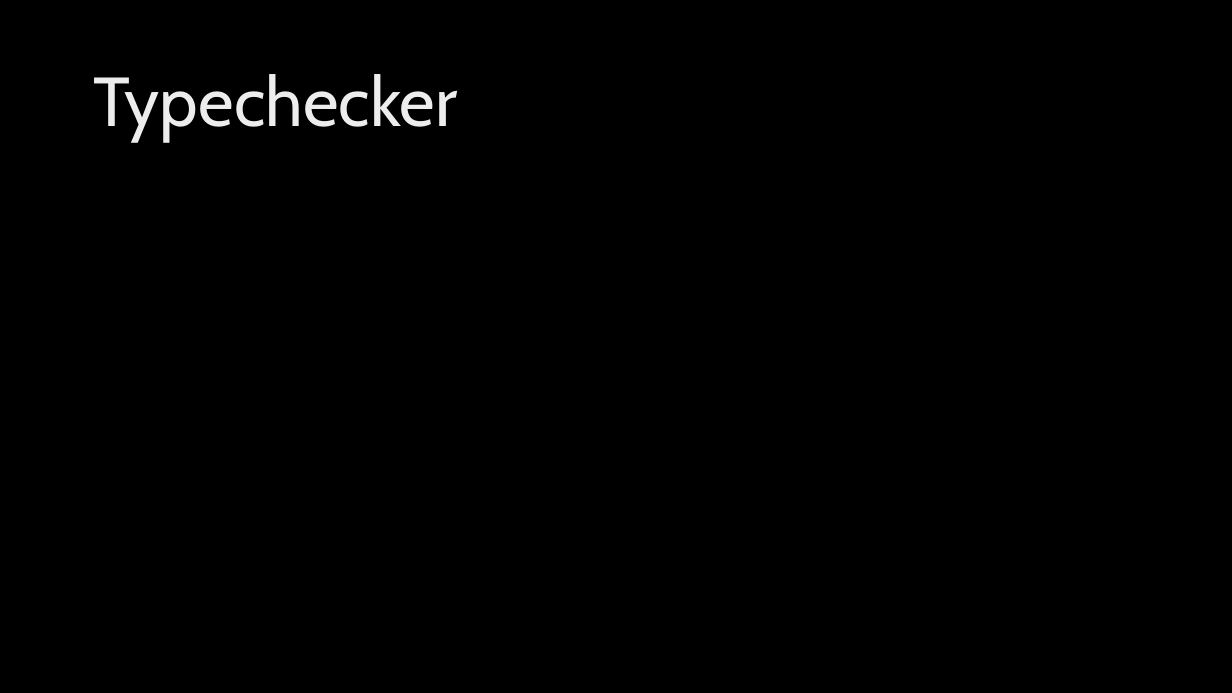
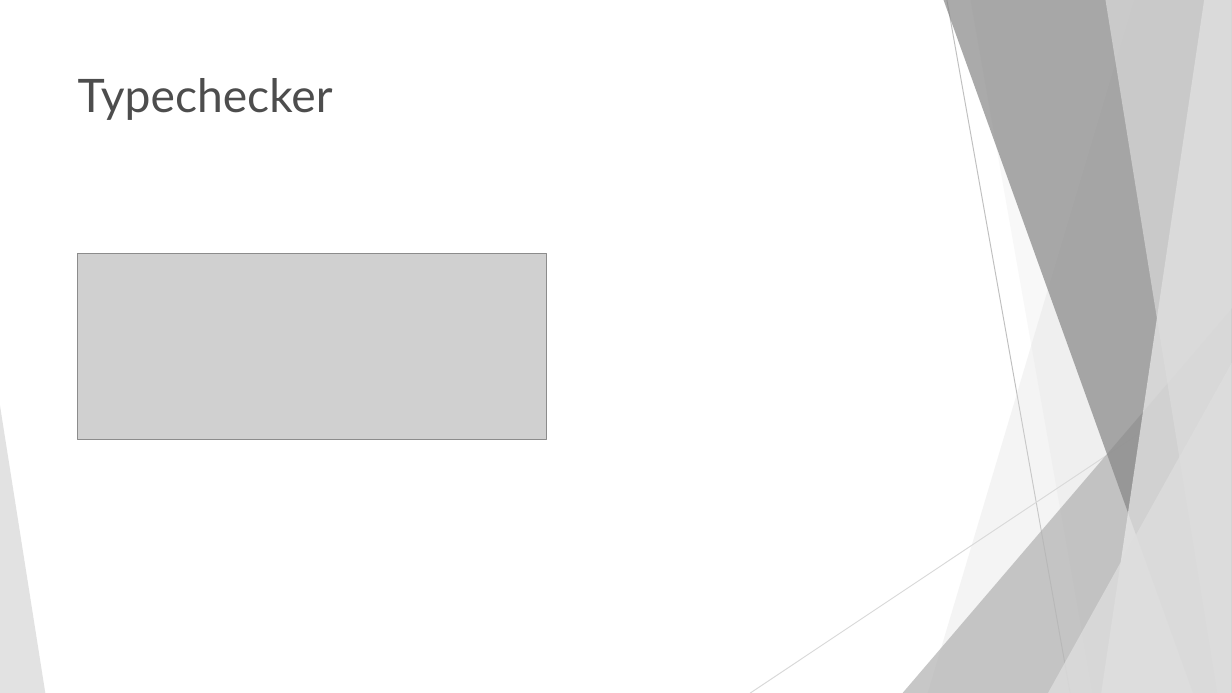
Before and after one commit to DennisGoss99/PuC_C--, a slide deck: slide 12 of Präsentation/Präsentation - Mini C.pptx (slide 6 before the commit). Drawn at 1232x693 pixels with LibreOffice and Linux fonts; fonts in the diff are those of the drawing; grey boxes stand for pictures; background and template pictures are left out. Boxes give left, top, right and bottom in pixels: in the first picture for what was removed or moved away, otherwise in the second. Text is boxed around its words. In the diff, an @@ line names an element or a change of style, - is before the commit and + after.

```diff
--- a/Präsentation/Präsentation - Mini C.pptx
+++ b/Präsentation/Präsentation - Mini C.pptx
@@ background picture (left out) to #FFFFFF @@
@@ title "Typechecker" moved from (x1=94, y1=74, x2=457, y2=141) to (x1=78, y1=78, x2=333, y2=120) @@
@@ title "Typechecker" at (x1=78, y1=78, x2=333, y2=120): size 54 to 36 pt, font Cabin to Lato, text colour gradient #BFBFBF to #EDEDED to #FFFFFF to #4D4D4D; line spacing 0.9 to 1; vertical alignment middle to top @@
@@ picture added at (x1=78, y1=253, x2=547, y2=439) @@
@@ group added at (x1=0, y1=0, x2=1232, y2=693): 5 freeform shapes, 3 triangles, 2 lines @@
```
Also in this commit, not shown: 4 other slides changed, 11 slides added, 2 slides removed.
